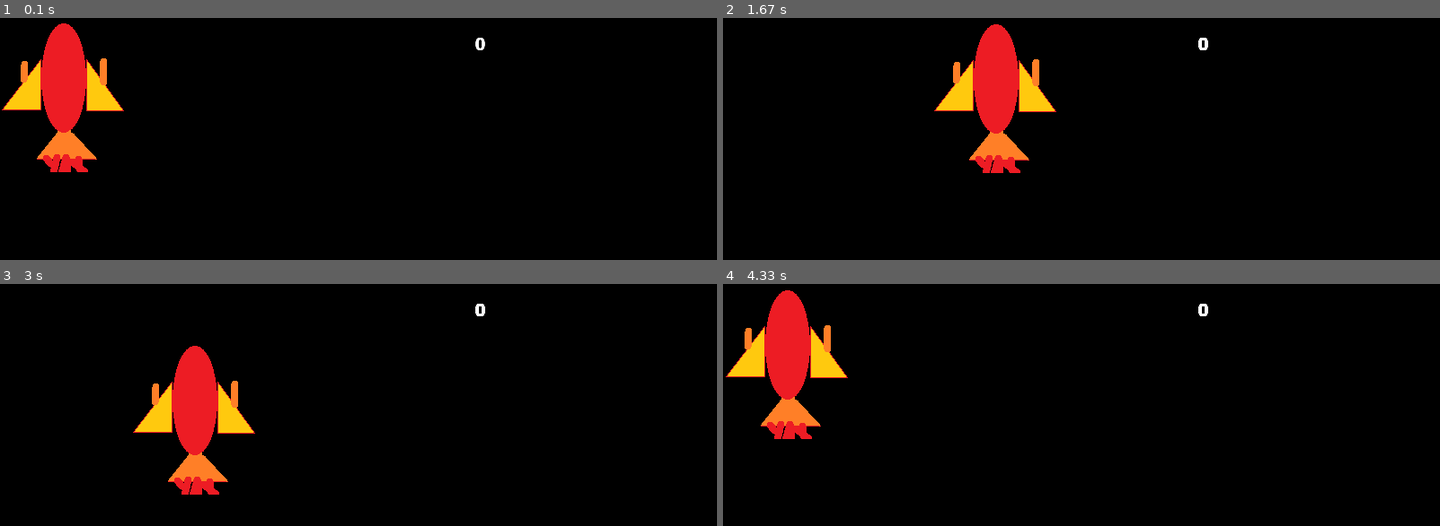
Above: before the commit, frames 1-4 (two rows, left to right).
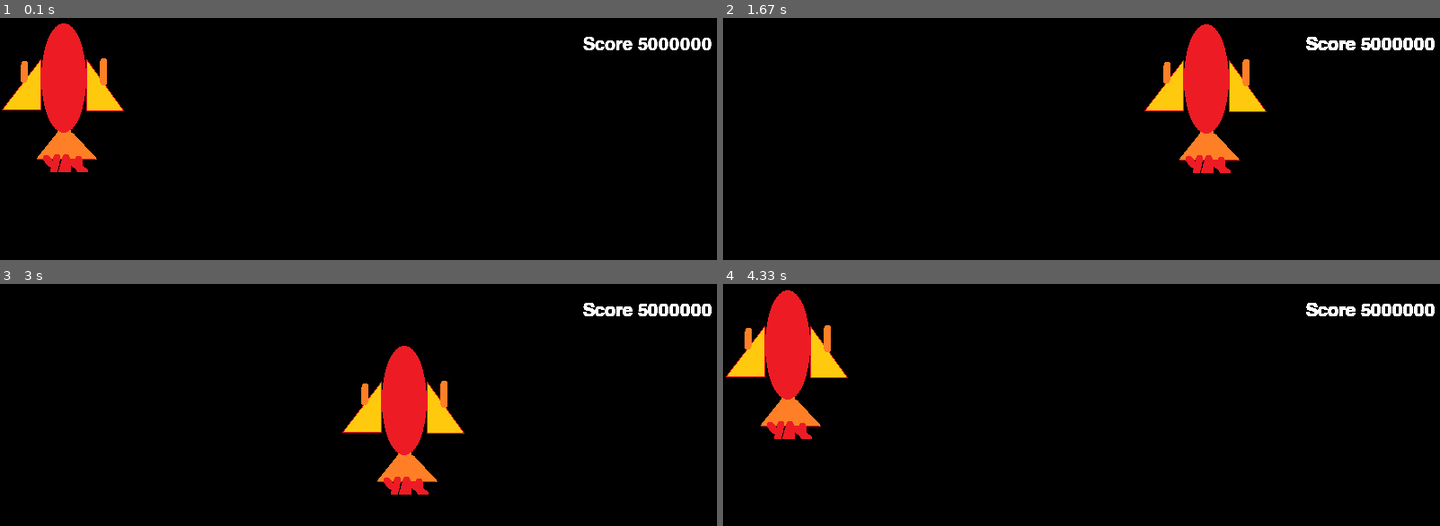
Above: after the commit, the same moments.

Repository: joshu0991/Rocket-Game
Game: pygame game, started from Rockets!/Main.py
Two runs of this game, one before a commit and one after it. Both use one fixed random seed, a clock stepped at 60 frames per second and the inputs below.
Inputs:
- Up to frame 1 (0.1 s): no input
- Up to frame 2 (1.67 s): hold Space 0.33-0.8 s; hold Right 0.33-0.8 s; hold Right 0.83-1.3 s; hold Up 1.33-1.63 s
- Up to frame 3 (3 s): hold Right 1.67-2.13 s; hold Left 2.17-2.7 s; hold Down from 2.73 s (still down)
- Up to frame 4 (4.33 s): release Down at 3.03 s; hold Space 3.07-3.47 s; hold Left 3.07-3.47 s; hold Left 3.5-3.9 s; hold Up 3.93-4.3 s

The runs differ from the first frame. In frame 1, 0.6% of the frame differs, in the area x 66-100%, y 7-14%; in frame 2, 9.4%; in frame 3, 9.5%, in the area x 18-100%, y 7-88%; in frame 4, 0.6%.

Commit message:
Added missile and movement speed up functionallity.`

Diff:
--- a/Rockets!/Main.py
+++ b/Rockets!/Main.py
@@ -1,6 +1,8 @@
 import pygame
 import sys
+from threading import *
 from pygame.locals import*
+import Missle
 pygame.init()
 pygame.key.set_repeat(30, 30)
 
@@ -10,7 +12,7 @@
 bg = pygame.image.load('backDrop.png')
 rocketImg =pygame.image.load('Rocket.png')
 
-score = 0
+score = 5000000
 fps = 50
 displayWidth = 800
 displayHeight = 600
@@ -22,27 +24,52 @@
 RIGHT = 'right'
 LEFT = 'left'
 
+missleMap = []
+tracker = 0
+
 def runGame():
+    speedUp = False
     x, y = 1, 1
     movX, movY = 0, 0
+    s = "Score " + str(score)
     while True:
-        msgSuface('Score: '+ str(score), white)
+        msgSuface(s, white)
         for event in pygame.event.get():
             if event.type == QUIT:
                 pygame.quit()
                 sys.exit()
             elif event.type == KEYDOWN:
+                if event.key == (K_SPACE):
+                    speedUp = True
                 if event.key == (K_UP):
-                    movY = -1
+                    if speedUp == True:
+                        movY = -3
+                    else:
+                        movY = -1
                 elif event.key == (K_DOWN):
-                    movY = 1
+                    if speedUp == True:
+                        movY = 3
+                    else:
+                        movY = 1
                 elif event.key == (K_RIGHT):
-                    movX = 1
+                    if speedUp == True:
+                        movX = 3
+                    else:
+                        movX = 1
                 elif event.key == (K_LEFT):
-                    movX = -1
+                    if speedUp == True:
+                        movX = -3
+                    else:
+                        movX = -1
+                elif event.key == (K_q):
+                    global tracker
+                    missleMap[tracker] = Missle.Missle(x, y, 2)
+                    tracker += 1
             if event.type == KEYUP:
                 if event.key == (K_UP):
                     movY = 0
+                elif event.key == (K_SPACE):
+                    speedUp = False
                 elif event.key == (K_DOWN):
                     movY = 0
                 elif event.key == (K_RIGHT):
@@ -64,8 +91,8 @@
         milli = fpsTime.tick()
         sec = milli/1000.0
         dm = sec * speed
-        x +=(movX * dm)
-        y+= (movY * dm)
+        x += (movX * dm)
+        y += (movY * dm)
         screen.blit(bg, (0,0))
         screen.blit(rocketImg, (x, y))
         pygame.display.update()
@@ -74,19 +101,24 @@
     smallText = pygame.font.Font('freesansbold.ttf', 20)
     #largeText = pygame.font.Font('freesansbold.ttf', 150)
     titleTextSurf, titleTextRect = makeTextObjs(text, smallText, color)
-    titleTextRect.center = (500, 30)
+    titleTextRect.center = (720, 30)
     screen.blit(titleTextSurf, titleTextRect)
 
 def makeTextObjs(text, font, color):
     textSurface = font.render(text, True, color)
     return textSurface, textSurface.get_rect()
 
-
 while True:
         global fpsTime
         global screen
         fpsTime = pygame.time.Clock()
+        for tracker in missleMap:
+            m = missleMap[tracker]
+            m.firGunOne()
+            screen.blit(m.missleImg, (m.misX, m.misY))
         screen = pygame.display.set_mode((displayWidth, displayHeight))
         pygame.display.set_caption('Rockets!')
         runGame()
-#Stopped on video 11 https://www.youtube.com/watch?v=eAkOlzNXu_o&index=11&list=PLQVvvaa0QuDcxG_Cajz1JyTH6eAvka93C
+#Fix shooting!!!!!
+#Resource for enemy http://stackoverflow.com/questions/16945498/how-can-i-have-multiple-objects-moving-at-once-in-pygame
+#Stopped on video 11 https://www.youtube.com/watch?v=eAkOlzNXu_o&indeqx=11&list=PLQVvvaa0QuDcxG_Cajz1JyTH6eAvka93C
--- /dev/null
+++ b/Rockets!/Missle.py
@@ -0,0 +1,17 @@
+import pygame
+
+
+class Missle:
+    def __init__(self, x, y, speed):
+        self.x = x
+        self.y = y
+        self.speed = speed
+        self.missileImg = pygame.image.load('missile.png')
+        self.misX = 0
+        self.misY = 0
+
+    def fireGunOne(self):
+        gunOne = (self.x + 17, self.y)
+        self.misX = gunOne[0]
+        self.misY = gunOne[1]
+        self.misY += self.speed
Binary file added: Rockets!/missile.png
